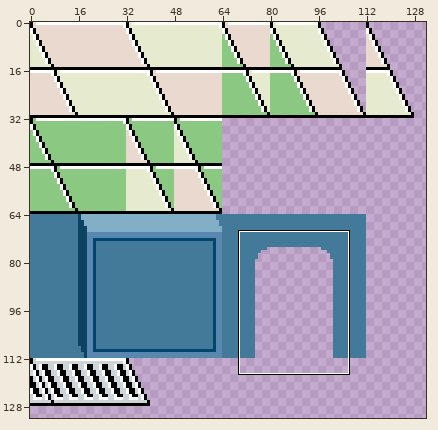
Sprite sheet -- gfx/scene/tiles.png. Above, an overview of the earlier version with the close-up marked.
Close-up. As it was:
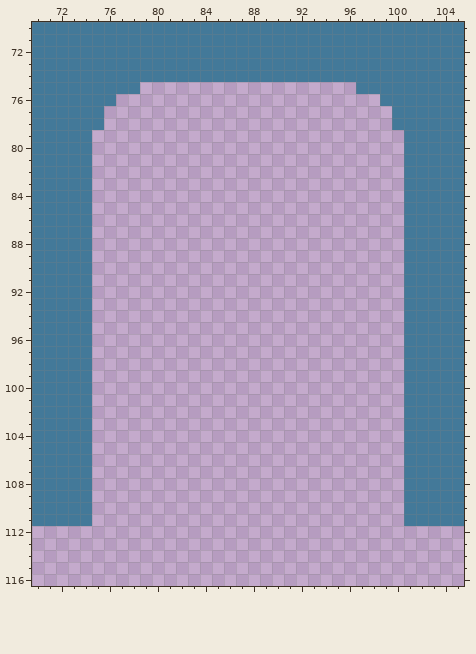
The file is 320x256 pixels. Shown: x 70..105, y 70..116. The wide view leaves out empty margins.
And afterwards:
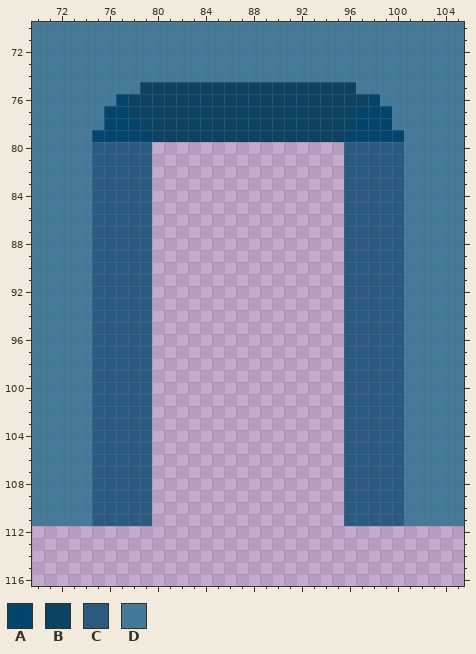
Palette (. is transparent): A #01456d  B #0c4262  C #295b82  D #437999
Edits made:
y 75: x 79..96 .................. -> BBBBBBBBBBBBBBBBBB
y 76: x 77..98 ...................... -> ABBBBBBBBBBBBBBBBBBBBA
y 77: x 76..99 ........................ -> AABBBBBBBBBBBBBBBBBBBAAA
y 78: x 76..99 ........................ -> AAABBBBBBBBBBBBBBBBBBAAA
y 79: x 75..100 .......................... -> AAAAABBBBBBBBBBBBBBBBAAAAA
y 80..111: x 75..79 ..... -> CCCCC; x 96..100 ..... -> CCCCC
